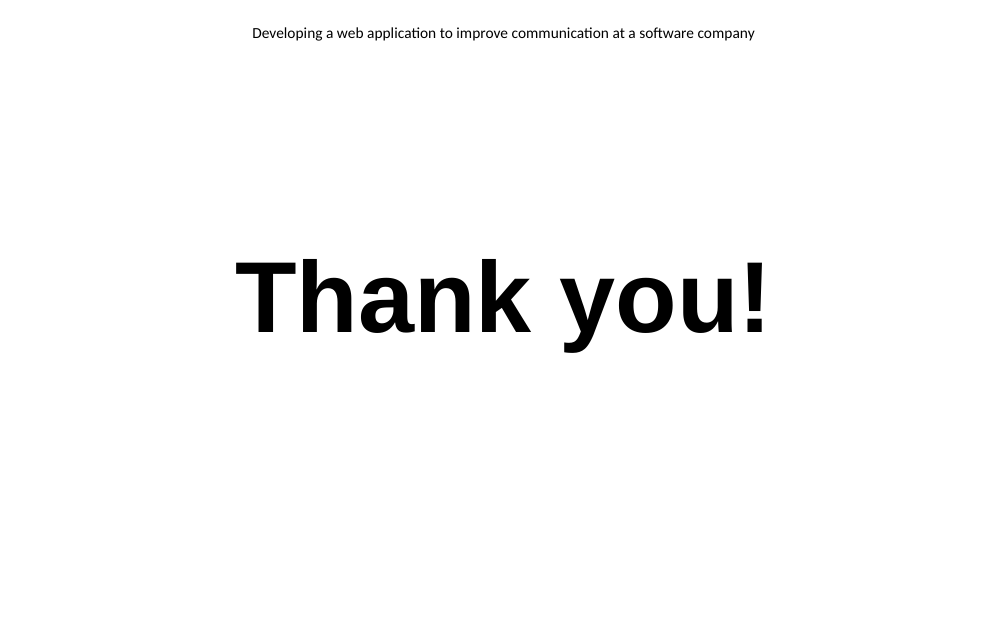
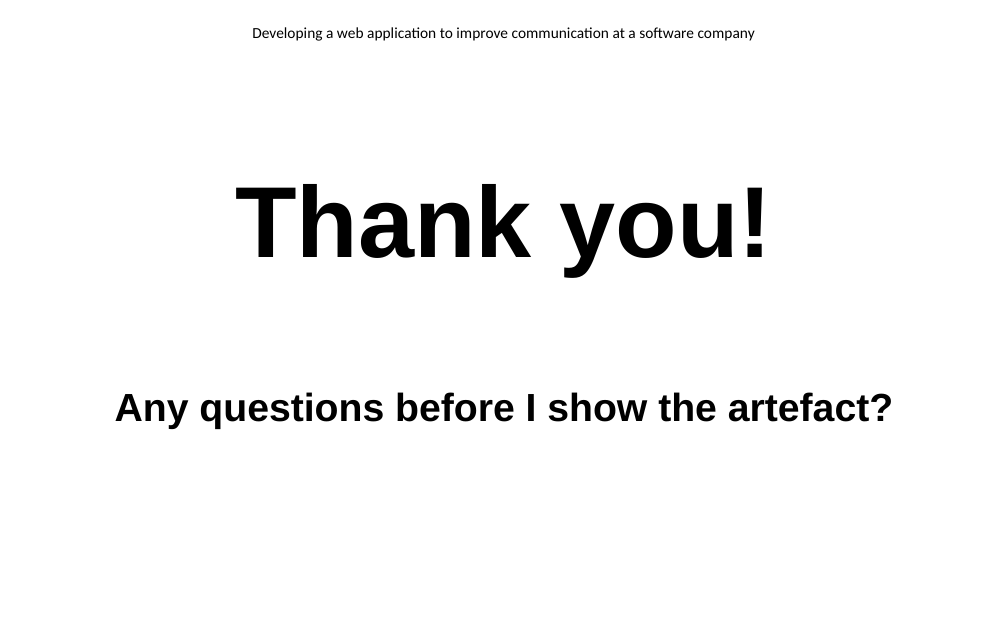
Before and after one commit to EnricoDreyer/Honors2021, a slide deck: slide 16 of Z ITRI 671 Research/Presentation/ITRI671_Presentation.pptx (slide 17 before the commit). Drawn at 1008x630 pixels with LibreOffice and Linux fonts; fonts in the diff are those of the drawing; background and template pictures are left out. Boxes give left, top, right and bottom in pixels: in the first picture for what was removed or moved away, otherwise in the second. Text is boxed around its words. In the diff, an @@ line names an element or a change of style, - is before the commit and + after.

```diff
--- a/Z ITRI 671 Research/Presentation/ITRI671_Presentation.pptx
+++ b/Z ITRI 671 Research/Presentation/ITRI671_Presentation.pptx
@@ title at <box>115,184,893,429</box>: text changed; size 72 to 28 pt @@
-Thank you!
+Thank you!
+Any questions before I show the artefact?
```
Also in this commit, not shown: 9 other slides changed, 4 slides added, 1 slide removed, 13 other files.
